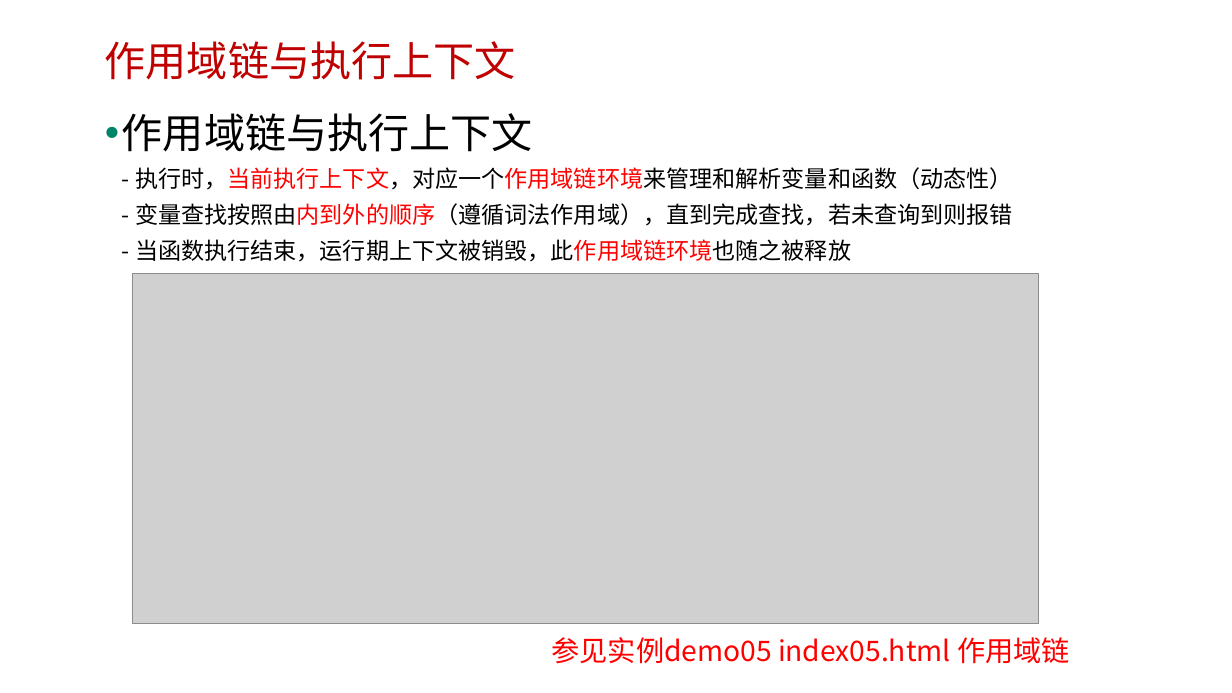
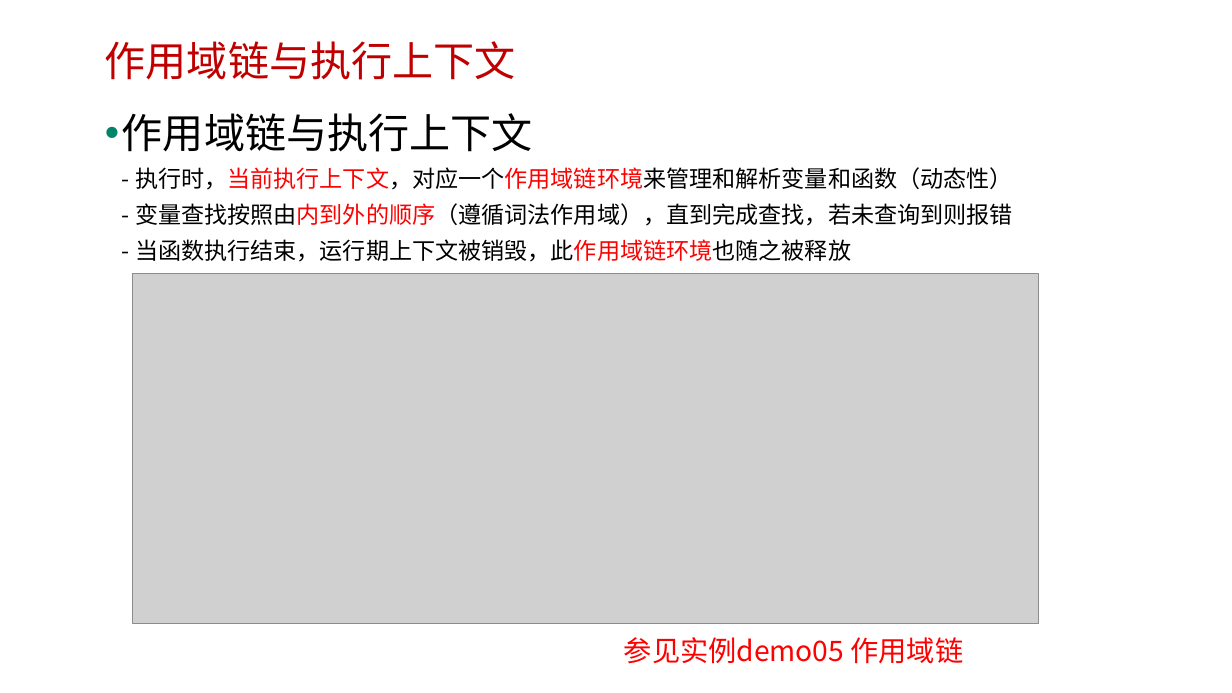
Before and after one commit to edu2act/course-javascript-advanced, a slide deck: slide 14 of 课程PPT/10.JS作用域及执行上下文.pptx. Drawn at 1232x693 pixels with LibreOffice and Linux fonts; fonts in the diff are those of the drawing; grey boxes stand for pictures; background and template pictures are left out. Boxes give left, top, right and bottom in pixels: in the first picture for what was removed or moved away, otherwise in the second. Text is boxed around its words. In the diff, an @@ line names an element or a change of style, - is before the commit and + after.

```diff
--- a/课程PPT/10.JS作用域及执行上下文.pptx
+++ b/课程PPT/10.JS作用域及执行上下文.pptx
@@ text at [624,637,964,664]: text changed @@
-参见实例demo05 index05.html 作用域链
+参见实例demo05 作用域链
```
Also in this commit, not shown: 3 other slides changed, 4 other files.
